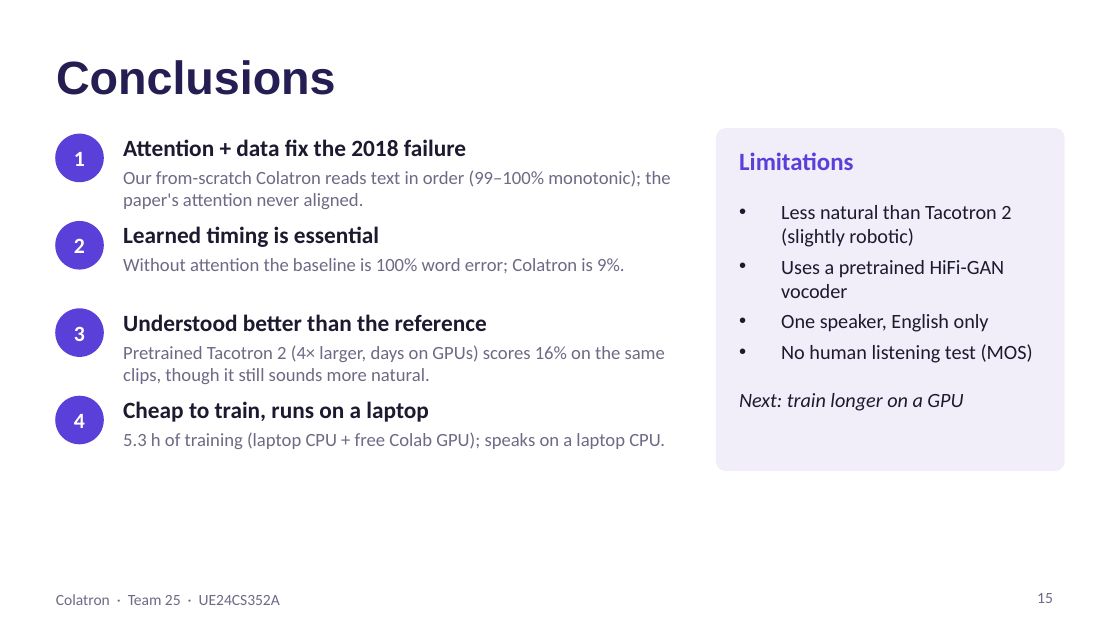
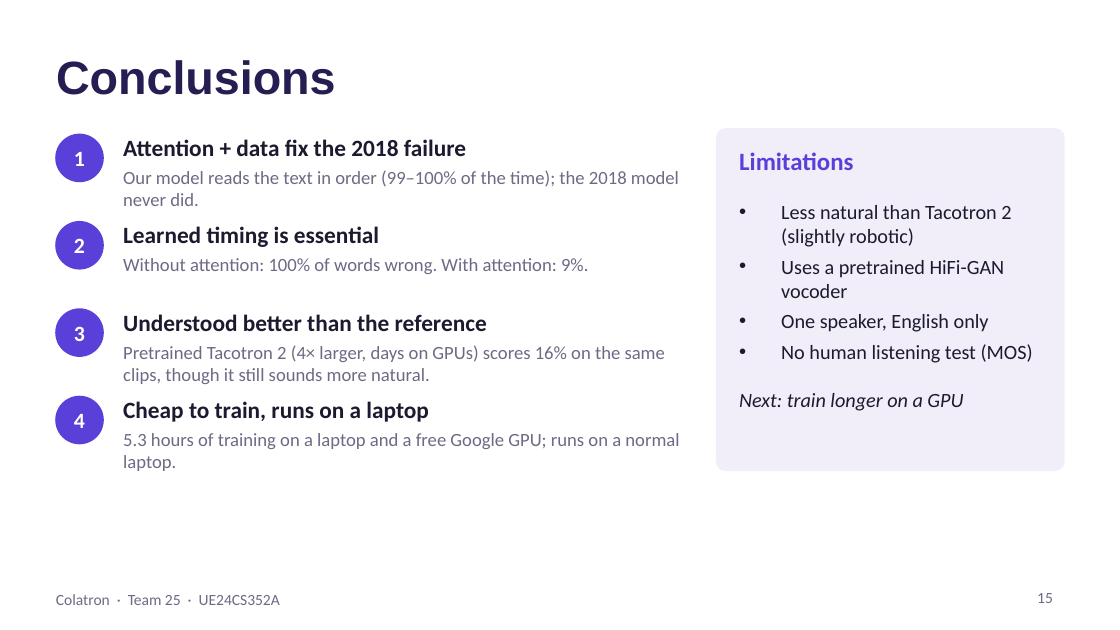
Before and after one commit to Mann0801/colatron-tts, a slide deck: slide 15 of report/Colatron_Slides.pptx. Drawn at 1120x630 pixels with LibreOffice and Linux fonts; fonts in the diff are those of the drawing. Boxes give left, top, right and bottom in pixels: in the first picture for what was removed or moved away, otherwise in the second. Text is boxed around its words. In the diff, an @@ line names an element or a change of style, - is before the commit and + after.

```diff
--- a/report/Colatron_Slides.pptx
+++ b/report/Colatron_Slides.pptx
@@ text at (123,170,679,206): text changed @@
-Our from-scratch Colatron reads text in order (99–100% monotonic); the paper's attention never aligned.
+Our model reads the text in order (99–100% of the time); the 2018 model never did.
@@ text at (123,258,588,274): text changed @@
-Without attention the baseline is 100% word error; Colatron is 9%.
+Without attention: 100% of words wrong. With attention: 9%.
@@ text at (123,433,679,471): text changed @@
-5.3 h of training (laptop CPU + free Colab GPU); speaks on a laptop CPU.
+5.3 hours of training on a laptop and a free Google GPU; runs on a normal laptop.
```
Also in this commit, not shown: 13 other slides changed.
